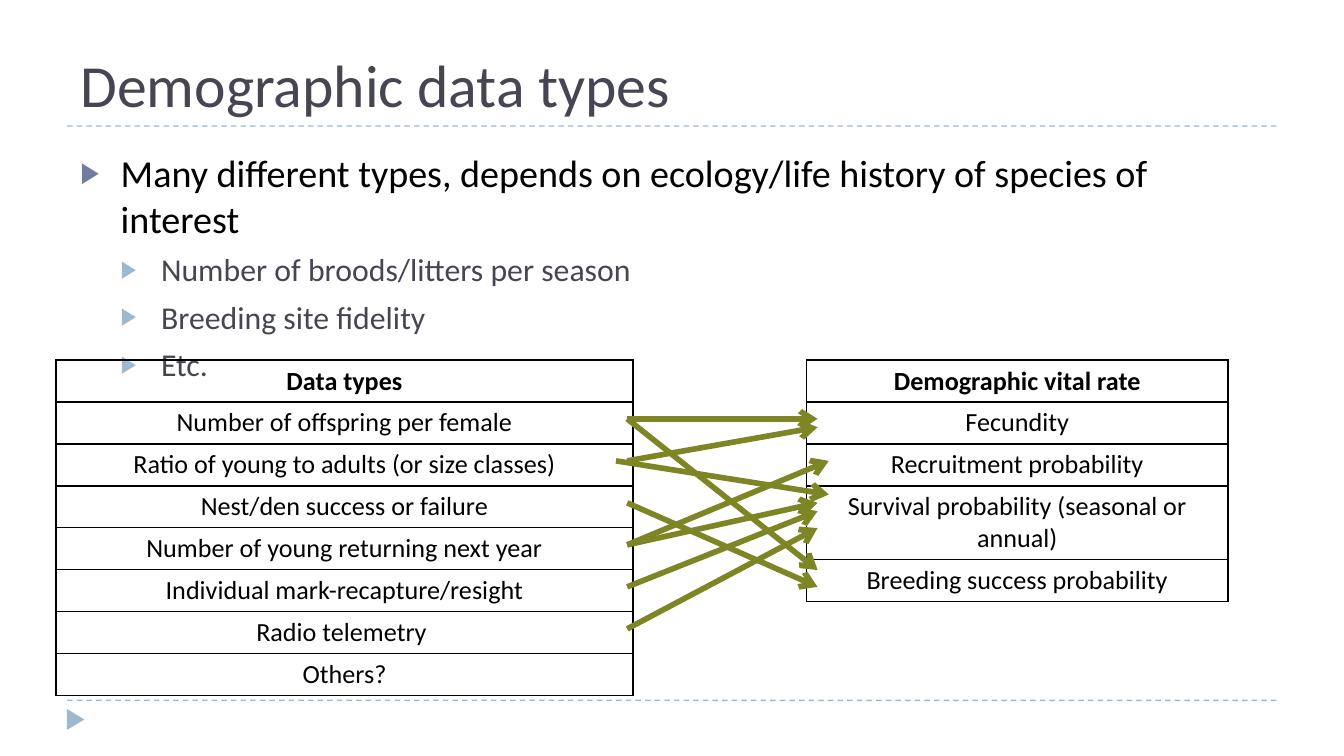
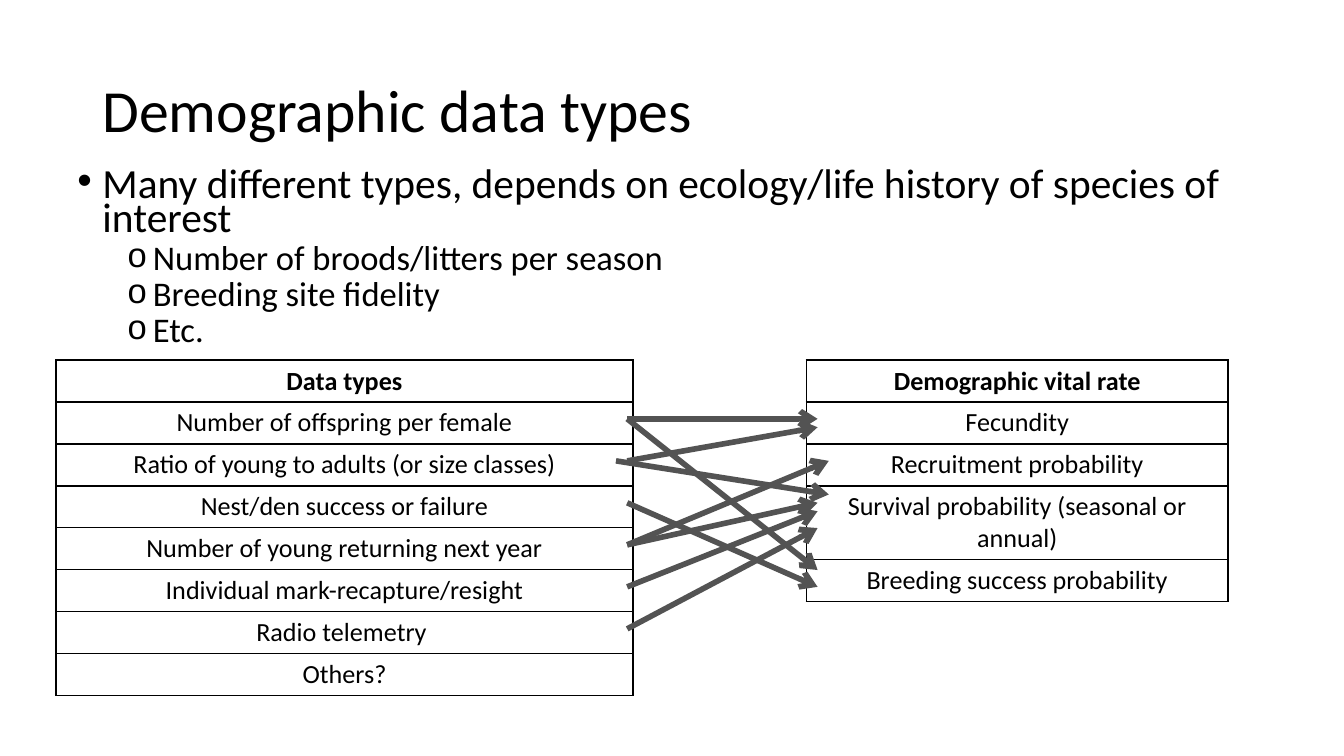
Before and after one commit to ssa200/ssa200.github.io, a slide deck: slide 4 of static/lectures/05_demo-data.pptx. Drawn at 1344x756 pixels with LibreOffice and Linux fonts; fonts in the diff are those of the drawing; background and template pictures are left out. Boxes give left, top, right and bottom in pixels: in the first picture for what was removed or moved away, otherwise in the second. Text is boxed around its words. In the diff, an @@ line names an element or a change of style, - is before the commit and + after.

```diff
--- a/static/lectures/05_demo-data.pptx
+++ b/static/lectures/05_demo-data.pptx
@@ title "Demographic data types": place and size @@
-title "Demographic data types" at [80,65,669,118]
+title "Demographic data types" at [102,90,691,143]
@@ title "Demographic data types" at [102,90,691,143]: text colour #464653 to #000000; line spacing 1 to 0.9; vertical alignment bottom to middle @@
@@ line removed from (67, 126) to (1277, 126) @@
@@ text "Many different types, depends on ...": place and size @@
-text "Many different types, depends on ..." at [121,160,1147,335]
+text "Many different types, depends on ..." at [102,169,1218,343]
@@ text "Many different types, depends on ..." at [102,169,1218,343]: size 20.4 to 22.2 pt in "Many different types, depends on ecology/life history ..."; size 17 to 18.5 pt, text colour #464653 to #000000 in "Number of broods/litters per season", "Breeding site fidelity", "Etc."; bullet ▶ to •; line spacing 1 to 0.7; more space between paragraphs; bullet ▶ to o; less space between paragraphs @@
@@ arrow (628, 419) - (817, 419): stroke #7D8525 3 pt to #525252 3 pt @@
@@ arrow (628, 419) - (817, 570): stroke #7D8525 3 pt to #525252 3 pt @@
@@ arrow (628, 461) - (817, 427): stroke #7D8525 3 pt to #525252 3 pt @@
@@ arrow (616, 461) - (829, 495): stroke #7D8525 3 pt to #525252 3 pt @@
@@ arrow (628, 544) - (829, 461): stroke #7D8525 3 pt to #525252 3 pt @@
@@ arrow (628, 503) - (817, 587): stroke #7D8525 3 pt to #525252 3 pt @@
@@ arrow (628, 544) - (817, 503): stroke #7D8525 3 pt to #525252 3 pt @@
@@ arrow (628, 587) - (817, 511): stroke #7D8525 3 pt to #525252 3 pt @@
@@ arrow (628, 629) - (817, 528): stroke #7D8525 3 pt to #525252 3 pt @@
@@ line removed from (67, 700) to (1277, 700) @@
@@ triangle removed at [67,709,84,730] @@
```
Also in this commit, not shown: 19 other slides changed, 2 slides added, 1 slide removed.
